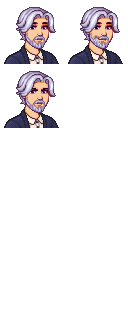
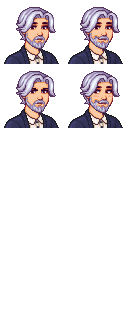
Two versions of the same layered image (w=128, h=320). Layer-by-layer changes:
added layer "Pasted Layer" above "SDV_David_64.png" over left=68, top=71, right=123, bottom=128
